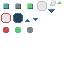
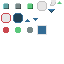
Comparing the layer stacks of the two 64 x 64 images. Changes:
painted on "Background" over [37, 25, 47, 35]
